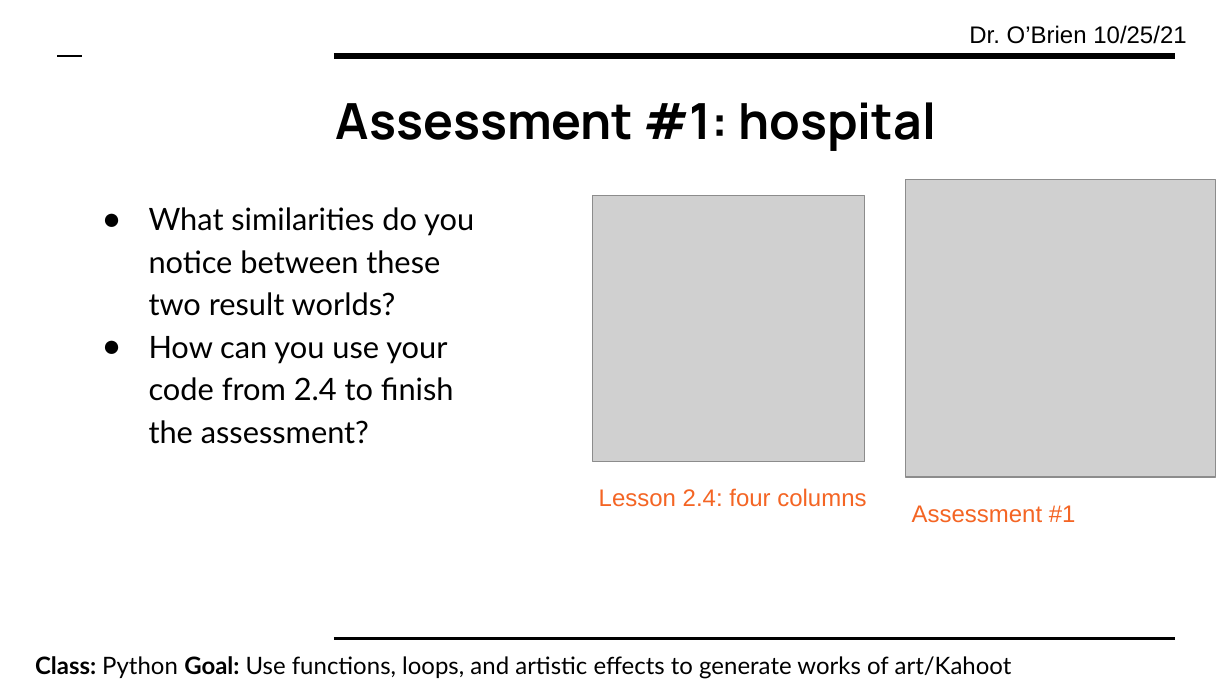
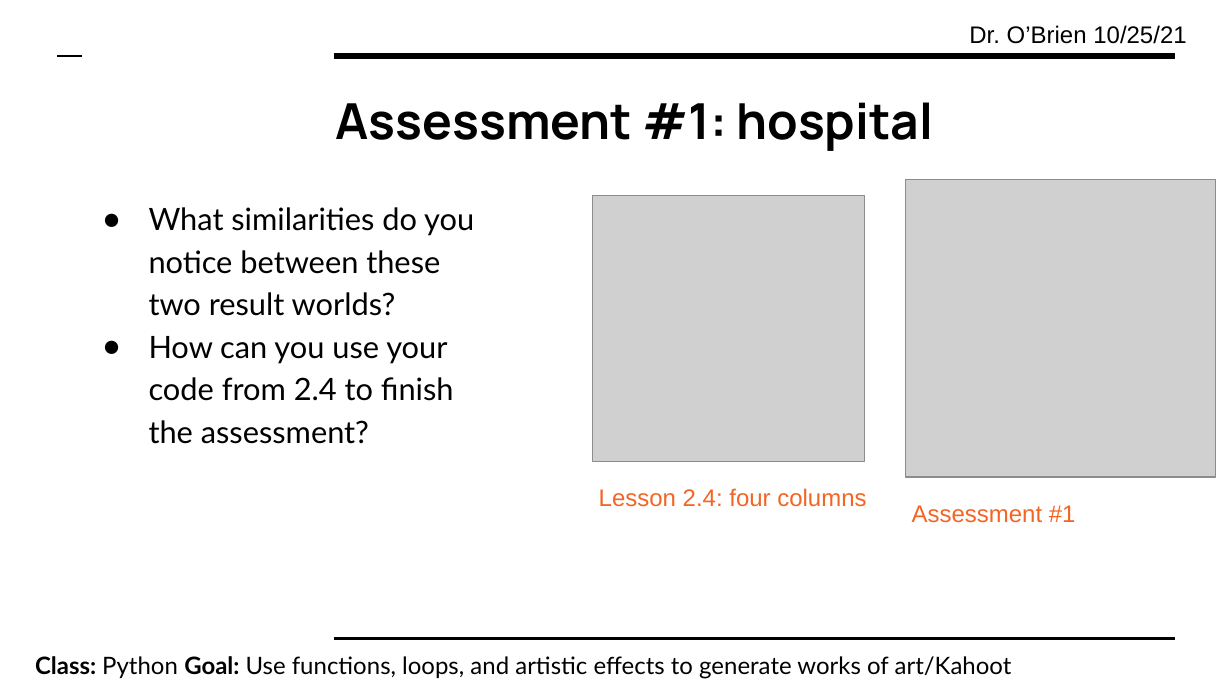
Before and after one commit to cobrien87/work, a slide deck: slide 6 of Print/lesson_61_python.pptx (slide 5 before the commit). Drawn at 1232x693 pixels with LibreOffice and Linux fonts; fonts in the diff are those of the drawing; grey boxes stand for pictures; background and template pictures are left out. Boxes give left, top, right and bottom in pixels: in the first picture for what was removed or moved away, otherwise in the second. Text is boxed around its words. In the diff, an @@ line names an element or a change of style, - is before the commit and + after.

```diff
--- a/Print/lesson_61_python.pptx
+++ b/Print/lesson_61_python.pptx
@@ title "Assessment #1: hospital" at box(336, 102, 933, 151): size 29.1 to 29 pt @@
```
Also in this commit, not shown: 6 other slides changed, 1 slide added, 1 other file.
